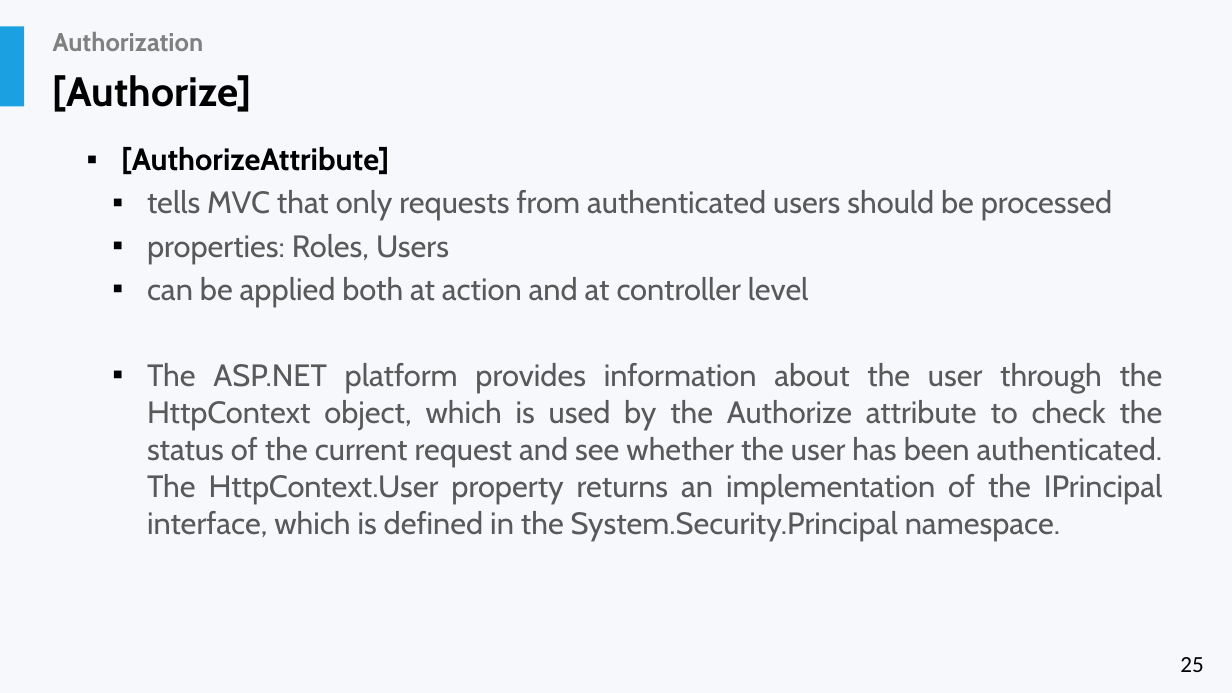
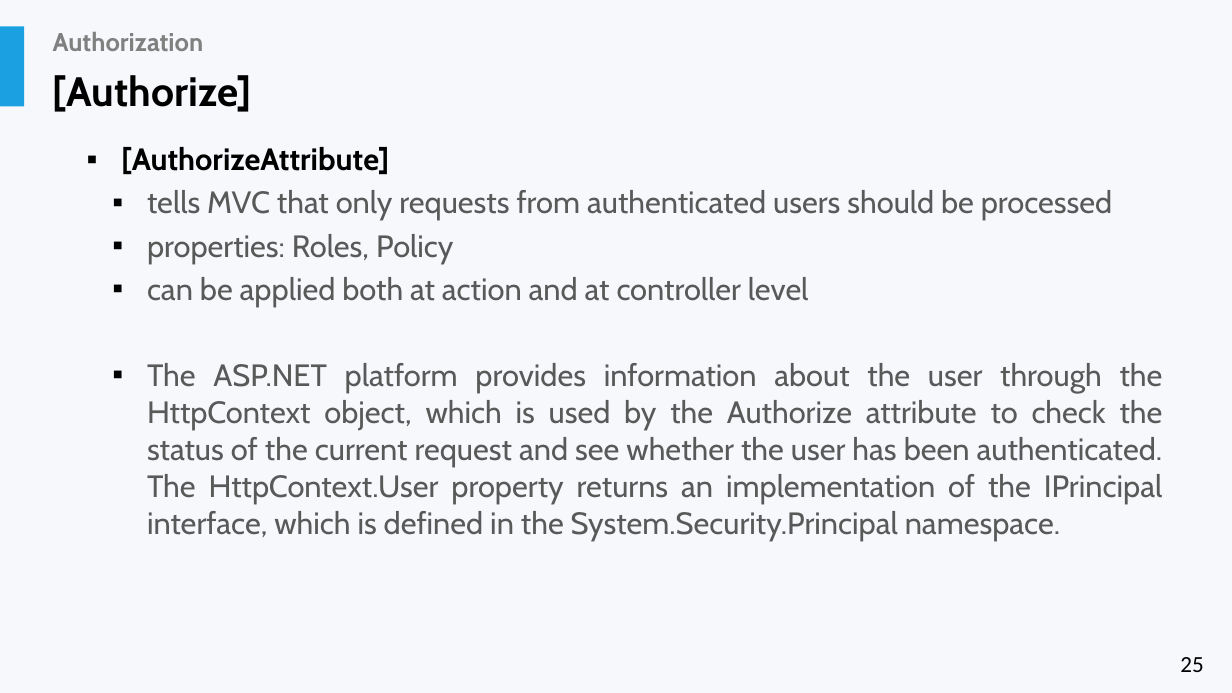
Before and after one commit to liviucotfas/ase-web-and-cloud-applications-security, a slide deck: slide 25 of Presentation ASPNET MVC Core - Part II.pptx. Drawn at 1232x693 pixels with LibreOffice and Linux fonts; fonts in the diff are those of the drawing. Boxes give left, top, right and bottom in pixels: in the first picture for what was removed or moved away, otherwise in the second. Text is boxed around its words. In the diff, an @@ line names an element or a change of style, - is before the commit and + after.

```diff
--- a/Presentation ASPNET MVC Core - Part II.pptx
+++ b/Presentation ASPNET MVC Core - Part II.pptx
@@ text at box(147, 234, 453, 263): text changed @@
-  ▪ properties: Roles, Users
+  ▪ properties: Roles, Policy
```
Also in this commit, not shown: 1 other slide changed, 1 other file.
